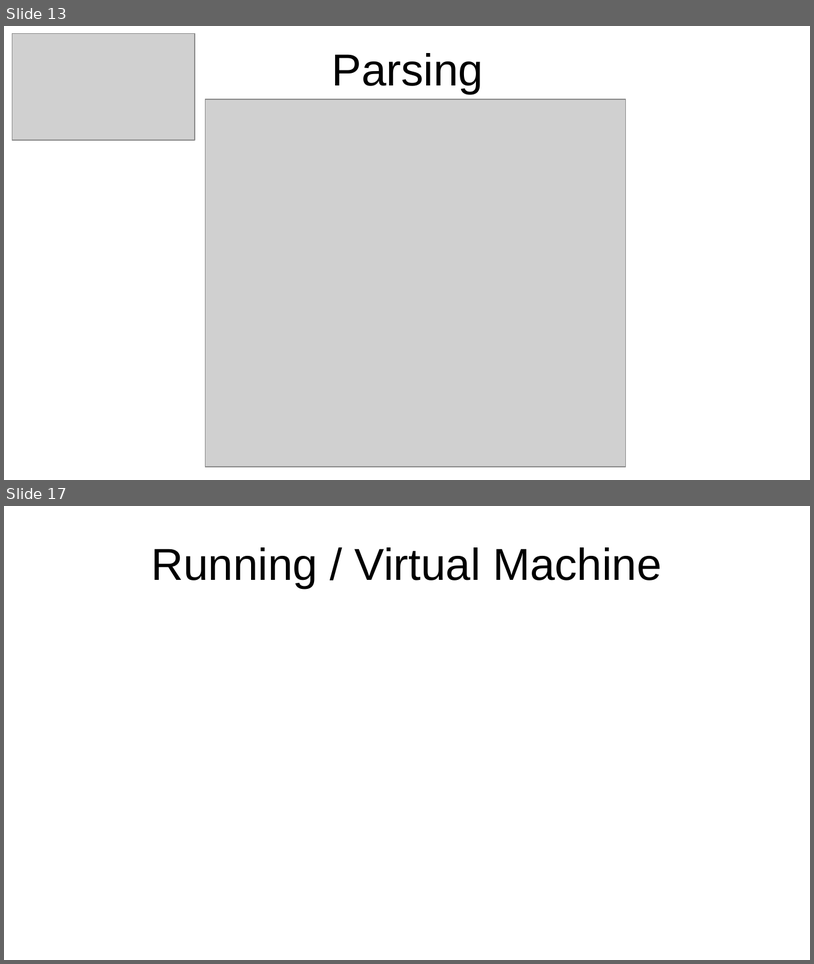
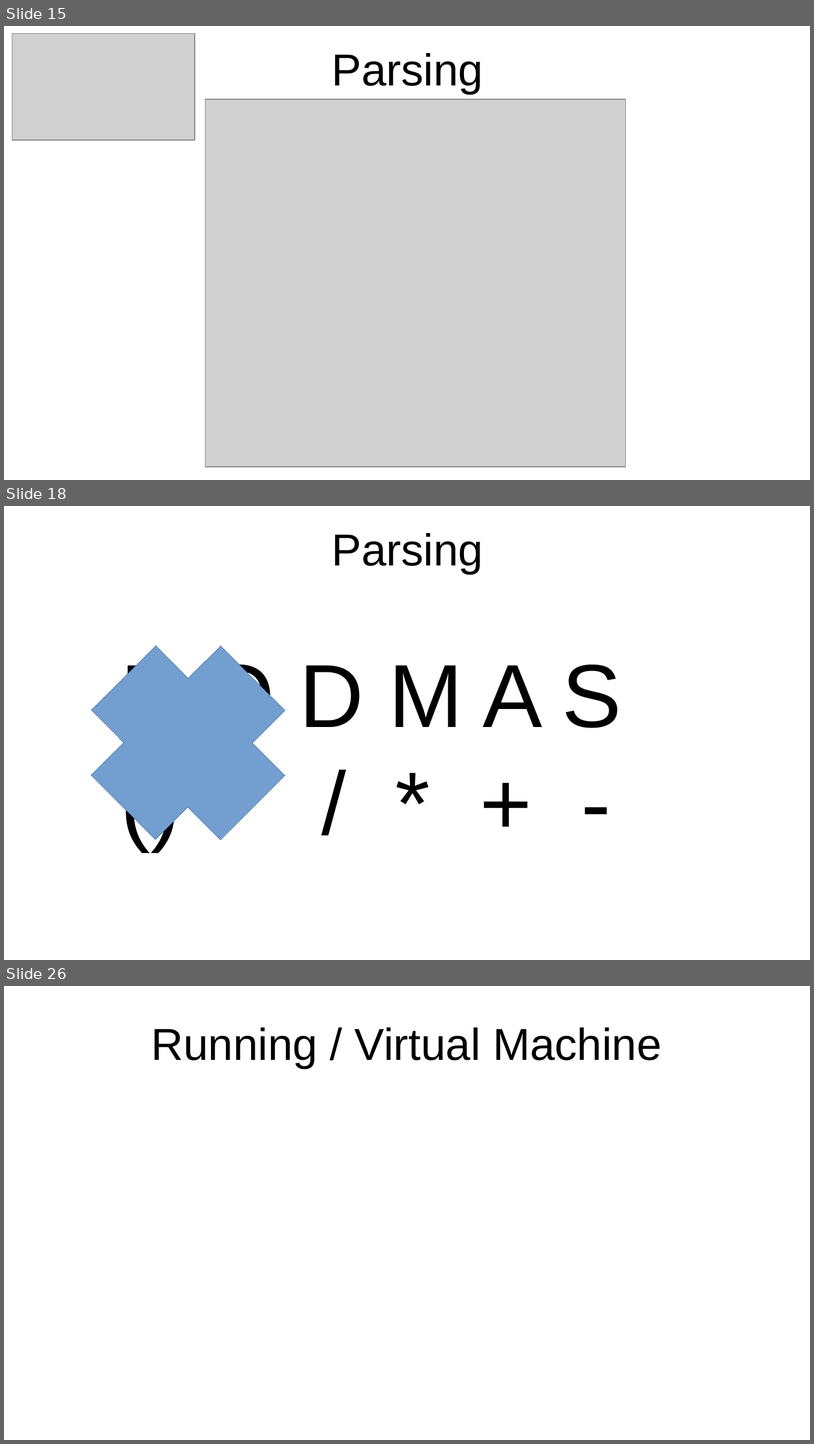
Before and after one commit to grab-a-byte/CalculatorCompiler, a slide deck: slides/Compiler Slides.odp. Shown one above the other, each under a label of ours: slides 13 and 17 before the commit, slides 15, 18 and 26 after it; the slides between them are not shown. The pictures are 814x964 and 814x1444 pixels, drawn with LibreOffice and Linux fonts; fonts in the diff are those of the drawing; grey boxes stand for pictures. Boxes give left, top, right and bottom in pixels: in the first picture for what was removed or moved away, otherwise in the second. Text is boxed around its words. In the diff, an @@ line names an element or a change of style, - is before the commit and + after.

```diff
--- a/slides/Compiler Slides.odp
+++ b/slides/Compiler Slides.odp
@@ slide 18 added at box(4, 506, 810, 960), background #FFFFFF @@
@@ title added at box(332, 533, 483, 574), 44 pt, text #000000 @@
+Parsing
@@ plus added at box(59, 613, 318, 872), fill #729FCF, outline #3465A4 0 pt @@
@@ text added at box(121, 655, 622, 742), 88 pt, text #000000 @@
+B O D M A S
+() ^ / * + -
@@ what was slide 13 is now slide 15 @@
@@ what was slide 17 is now slide 26 @@
```
Also in this commit, not shown: 2 slides changed, 11 other slides added, 2 slides removed, 2 other files.
